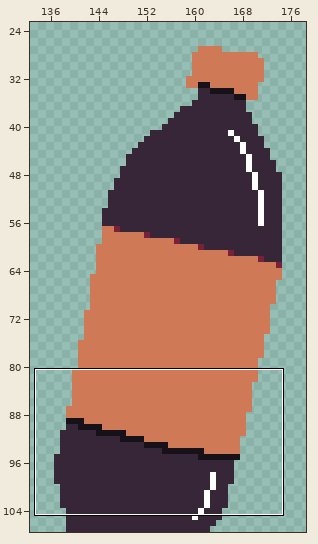
One commit to this pixel-art file: pepsi.aseprite. The picture above shows the old version from afar; the outline marks the close-up.
Close-up. The starting point:
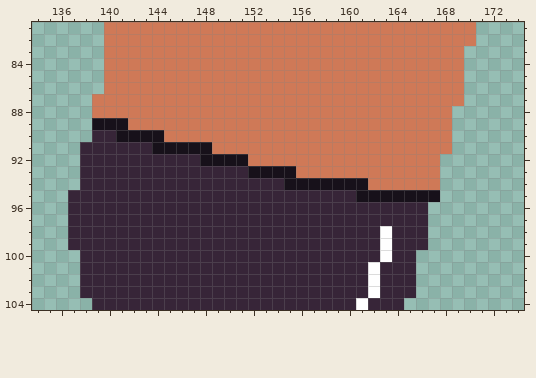
192x108 pixels, 1 frame. Shown: x 134..174, y 81..104. The wide view leaves out empty margins.
Once edited:
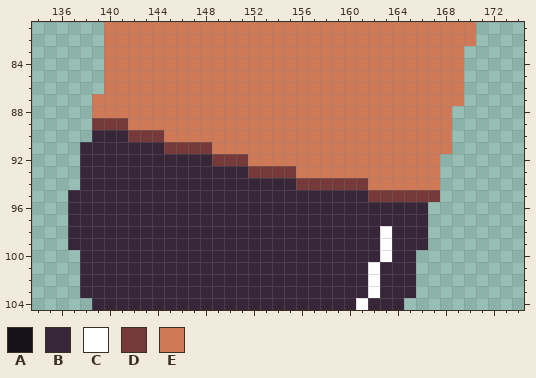
Palette (. is transparent): A #17111a  B #372538  C #ffffff  D #753939  E #cf7957
Edits made:
{"change": "layer \"Layer 3\" added"}
{"where": "layer \"Layer 1\""}
{"y":89,"x":139,"old":"AAA","new":"DDD"}
{"y":90,"x":141,"old":"AAAA","new":"BDDD"}
{"y":91,"x":144,"old":"AAAAA","new":"BDDDD"}
{"y":92,"x":148,"old":"AAAA","new":"BDDD"}
{"y":93,"x":152,"old":"AAAA","new":"DDDD"}
{"y":94,"x":155,"old":"AAAAAAA","new":"BDDDDDD"}
{"y":95,"x":161,"old":"AAAAAAA","new":"BDDDDDD"}
{"label":"changed","picture_box":[92,118,440,202]}
